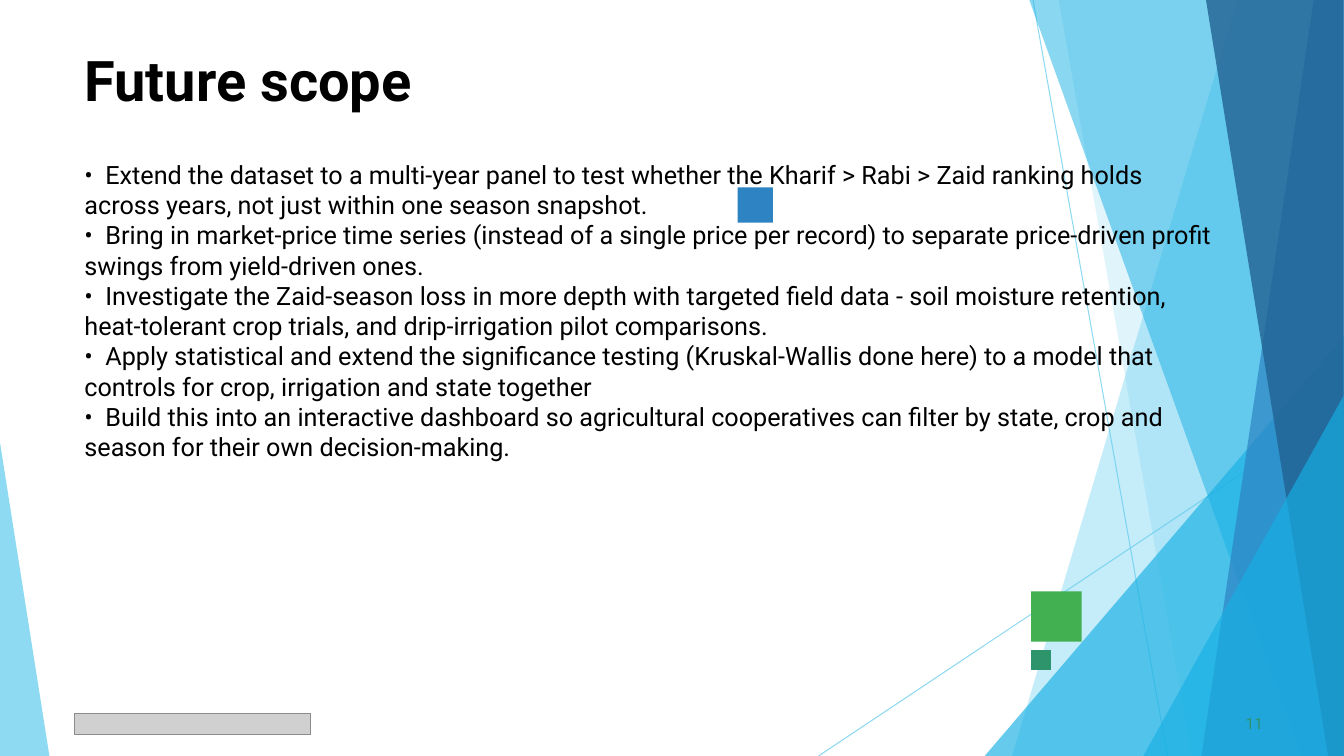
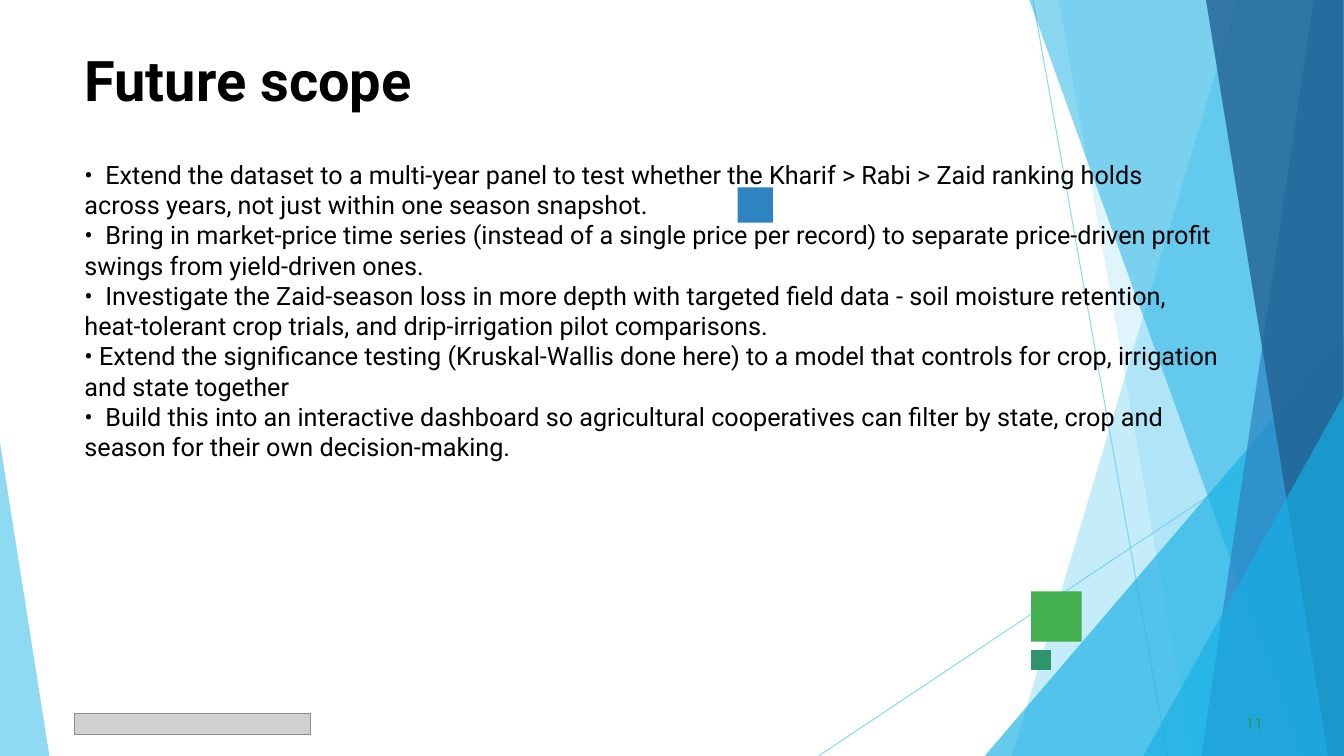
Before and after one commit to Om777-Stack/Seasonal-Agriculture-Performance-Analysis, a slide deck: slide 11 of Seasonal_Agriculture_Performance_Presentation.pptx. Drawn at 1344x756 pixels with LibreOffice and Linux fonts; fonts in the diff are those of the drawing; grey boxes stand for pictures. Boxes give left, top, right and bottom in pixels: in the first picture for what was removed or moved away, otherwise in the second. Text is boxed around its words. In the diff, an @@ line names an element or a change of style, - is before the commit and + after.

```diff
--- a/Seasonal_Agriculture_Performance_Presentation.pptx
+++ b/Seasonal_Agriculture_Performance_Presentation.pptx
@@ text at [84, 343, 1218, 402]: text changed @@
-• Apply statistical and extend the significance testing (Kruskal-Wallis done here) to a model that controls for crop, irrigation and state together
+• Extend the significance testing (Kruskal-Wallis done here) to a model that controls for crop, irrigation and state together
```
